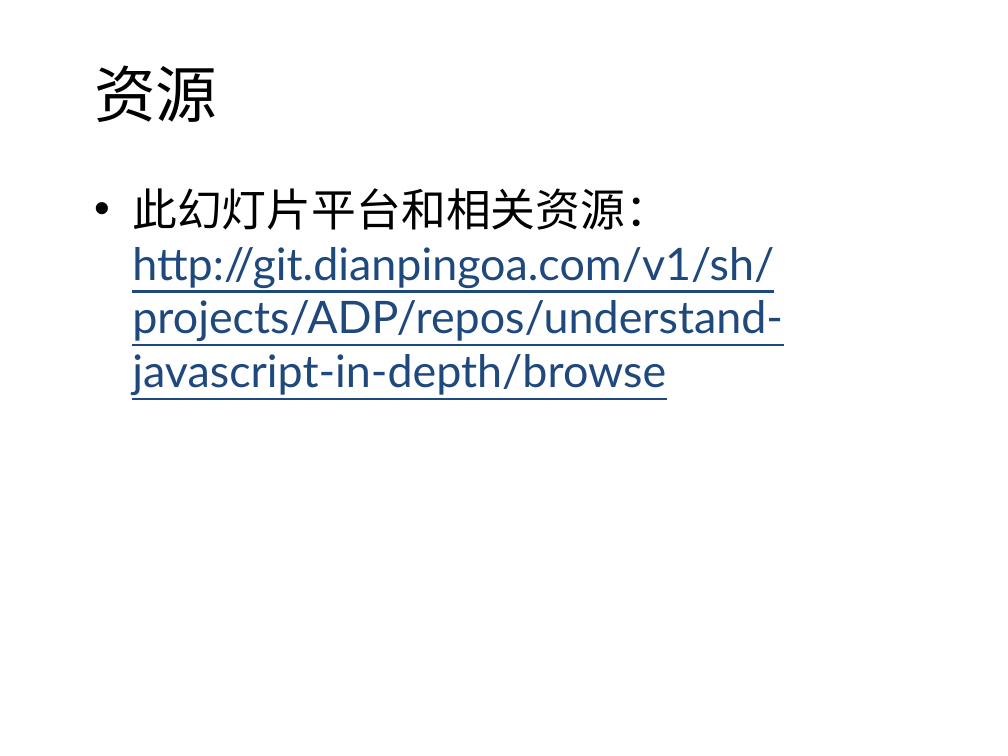
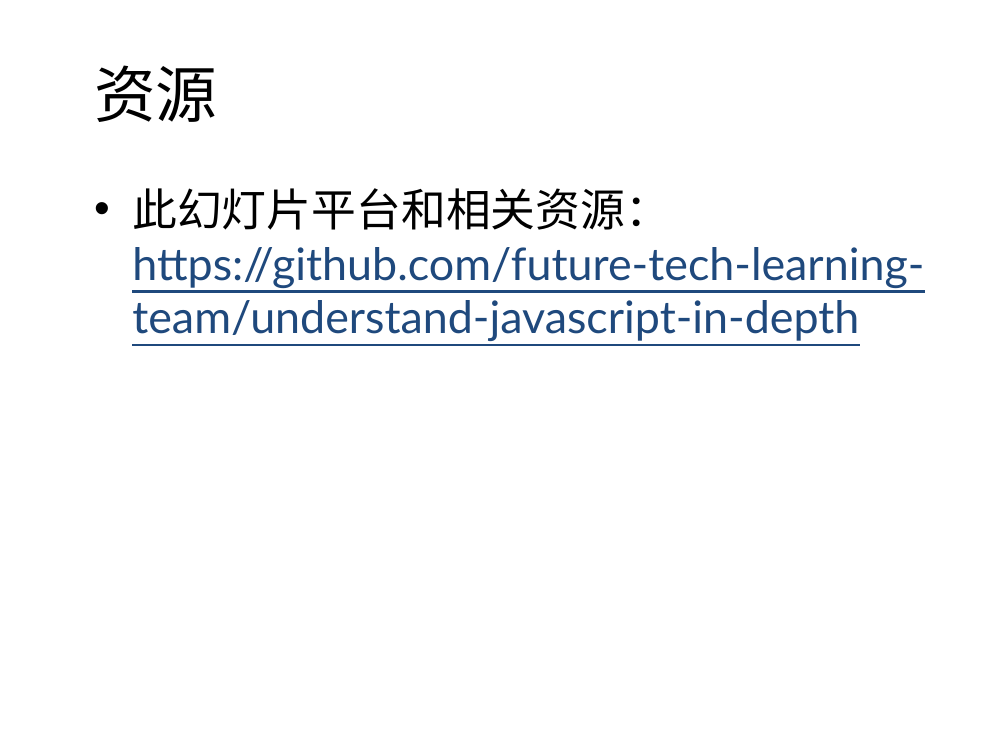
Before and after one commit to future-tech-learning-team/understand-javascript-in-depth, a slide deck: slide 32 of ppt/understand-javascript-in-depth(part 1).pptx. Drawn at 1008x756 pixels with LibreOffice and Linux fonts; fonts in the diff are those of the drawing; background and template pictures are left out. Boxes give left, top, right and bottom in pixels: in the first picture for what was removed or moved away, otherwise in the second. Text is boxed around its words. In the diff, an @@ line names an element or a change of style, - is before the commit and + after.

Commit message:
init

```diff
--- a/ppt/understand-javascript-in-depth(part 1).pptx
+++ b/ppt/understand-javascript-in-depth(part 1).pptx
@@ text at bbox=[132, 188, 924, 341]: text changed @@
-• 此幻灯片平台和相关资源：
-  http://git.dianpingoa.com/v1/sh/projects/ADP/repos/understand-javascript-in-depth/browse
+• 此幻灯片平台和相关资源：
+  https://github.com/future-tech-learning-team/understand-javascript-in-depth
```
